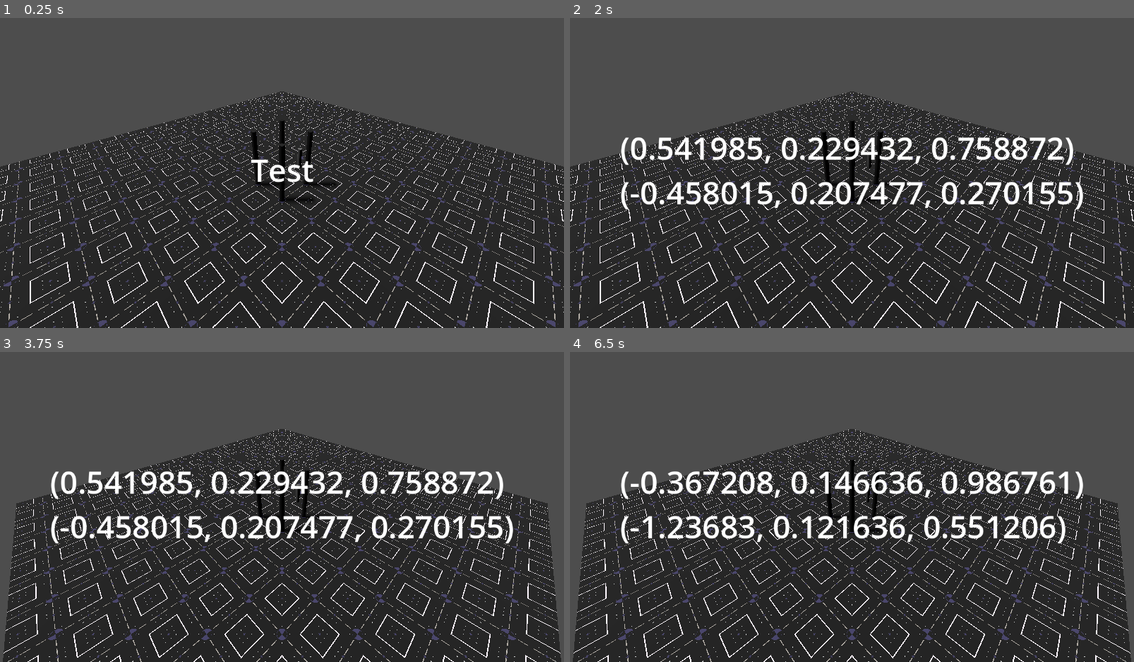
Above: before the commit, frames 1-4 (two rows, left to right).
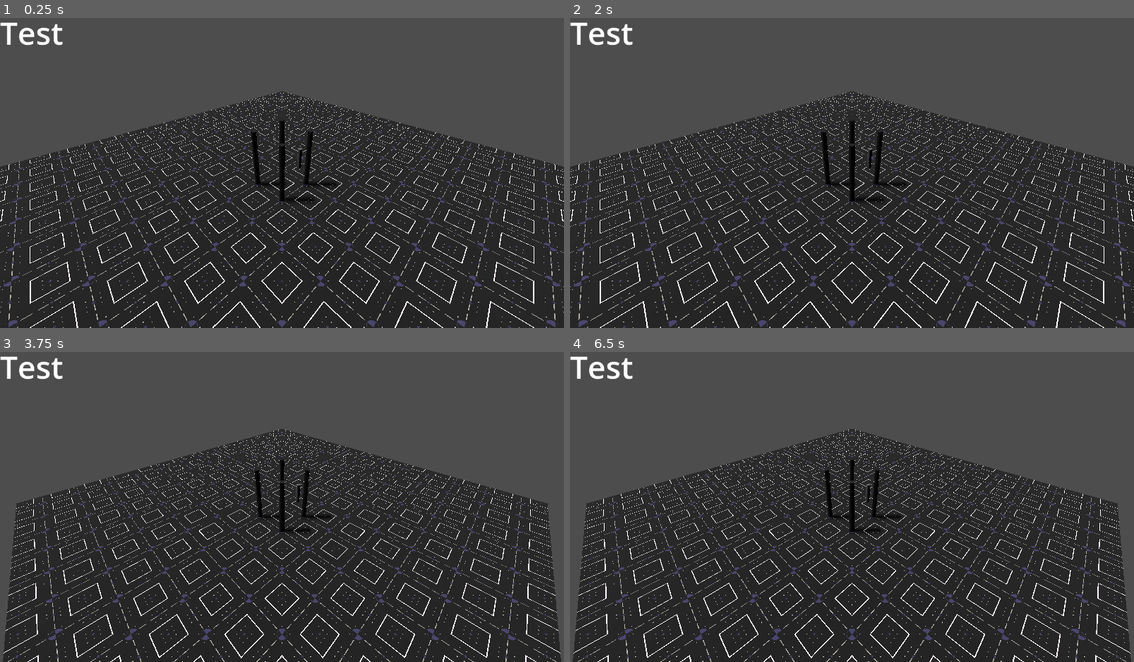
Above: after the commit, the same moments.

Repository: Tectato/Z1Simulator
Game: Godot game, scene res://Scenes/Editor.tscn
Two runs of this game, one before a commit and one after it. Both use one fixed random seed, a clock stepped at 60 frames per second and the inputs below.
Inputs (mouse positions are in pixels of both pictures, inside the frame that each line leads up to):
- Up to frame 1 (0.25 s): no input
- Up to frame 2 (2 s): tap Enter at 0.5 s; move the mouse to (976, 154) at 0.52 s; press the mouse at (976, 154) at 0.53 s; release the mouse at (976, 154) at 1.25 s; tap Space at 1.25 s; drag from (739, 185) to (823, 231) at 1.27 s
- Up to frame 3 (3.75 s): move the mouse to (338, 432) at 2.02 s; hold Middle mouse button (nav_orbit) 2.03-2.75 s; click (338, 432) at 2.3 s; tap Enter at 2.75 s; drag from (253, 565) to (112, 457) at 2.77 s; tap Space at 3.5 s; move the mouse to (451, 550) at 3.52 s; press the mouse at (451, 550) at 3.53 s; tap Mouse wheel down (scroll_down) at 3.6 s
- Up to frame 4 (6.5 s): release the mouse at (1021, 550) at 4.25 s; tap Enter at 4.25 s; drag from (682, 457) to (767, 423) at 4.27 s; tap Space at 5 s; move the mouse to (880, 503) at 5.02 s; press the mouse at (880, 503) at 5.03 s; release the mouse at (880, 503) at 5.75 s; drag from (767, 423) to (739, 519) at 5.77 s

The runs differ from the first frame. In frame 1, 0.7% of the frame differs, in the area x 0-56%, y 1-54%; in frame 2, 5.0%, in the area x 0-91%, y 1-62%; in frame 3, 5.0%; in frame 4, 4.9%.

Commit message:
Fix part moving and parallax

Diff:
--- a/Scenes/Editor.tscn
+++ b/Scenes/Editor.tscn
@@ -1,13 +1,9 @@
-[gd_scene load_steps=6 format=3 uid="uid://cpd75raqrkglk"]
+[gd_scene load_steps=10 format=3 uid="uid://cpd75raqrkglk"]
 
 [ext_resource type="PackedScene" uid="uid://sbi6ilpar4vc" path="res://Scenes/Workspace.tscn" id="1_0lbib"]
 [ext_resource type="Script" uid="uid://d3m2bxblodkx5" path="res://Scripts/Editor/viewController.gd" id="2_0hhuw"]
 [ext_resource type="Script" uid="uid://s5h5vbrpbbx1" path="res://Scripts/Editor/selector.gd" id="3_trcuy"]
-
-[sub_resource type="CylinderMesh" id="CylinderMesh_6ykgs"]
-top_radius = 0.01
-bottom_radius = 0.01
-height = 100.0
+[ext_resource type="Script" uid="uid://kbaeibw07mff" path="res://Scripts/Editor/mover.gd" id="4_6ykgs"]
 
 [sub_resource type="SphereMesh" id="SphereMesh_0hhuw"]
 radius = 0.01
@@ -15,9 +11,36 @@
 radial_segments = 8
 rings = 16
 
+[sub_resource type="StandardMaterial3D" id="StandardMaterial3D_6ykgs"]
+albedo_color = Color(1, 0, 0, 1)
+
+[sub_resource type="SphereMesh" id="SphereMesh_dfuwn"]
+material = SubResource("StandardMaterial3D_6ykgs")
+radius = 0.1
+height = 0.2
+
+[sub_resource type="StandardMaterial3D" id="StandardMaterial3D_5v8xv"]
+albedo_color = Color(0, 1, 0, 1)
+
+[sub_resource type="SphereMesh" id="SphereMesh_brgpd"]
+material = SubResource("StandardMaterial3D_5v8xv")
+radius = 0.1
+height = 0.2
+
 [node name="Editor" type="Node3D"]
 
 [node name="Workspace" parent="." instance=ExtResource("1_0lbib")]
+
+[node name="MoveRay" type="RayCast3D" parent="." node_paths=PackedStringArray("selector", "debug1", "debug2")]
+transform = Transform3D(0.707107, -0.353553, 0.612373, 0, 0.866026, 0.5, -0.707107, -0.353553, 0.612373, 2, 2, 2)
+enabled = false
+exclude_parent = false
+collision_mask = 3
+collide_with_areas = true
+script = ExtResource("4_6ykgs")
+selector = NodePath("../Camera3D/SelectionRay")
+debug1 = NodePath("../Debug1")
+debug2 = NodePath("../Debug2")
 
 [node name="Camera3D" type="Camera3D" parent="." node_paths=PackedStringArray("focusPoint", "debugLabel")]
 transform = Transform3D(0.707107, -0.353553, 0.612372, 0, 0.866025, 0.499999, -0.707107, -0.353553, 0.612372, 2, 2, 2)
@@ -36,17 +59,8 @@
 
 [node name="Label" type="Label" parent="Camera3D/Interface"]
 layout_mode = 1
-anchors_preset = 8
-anchor_left = 0.5
-anchor_top = 0.5
-anchor_right = 0.5
-anchor_bottom = 0.5
-offset_left = -63.0
-offset_top = -41.0
-offset_right = 63.0
-offset_bottom = 41.0
-grow_horizontal = 2
-grow_vertical = 2
+offset_right = 129.0
+offset_bottom = 88.0
 theme_override_font_sizes/font_size = 64
 text = "Test"
 
@@ -58,31 +72,26 @@
 grow_horizontal = 2
 grow_vertical = 2
 
-[node name="SelectionRay" type="RayCast3D" parent="Camera3D" node_paths=PackedStringArray("camera", "mover", "downcaster", "debugLabel")]
+[node name="SelectionRay" type="RayCast3D" parent="Camera3D" node_paths=PackedStringArray("camera", "mover", "debugLabel")]
 enabled = false
 collide_with_areas = true
 script = ExtResource("3_trcuy")
 camera = NodePath("..")
-mover = NodePath("../MoveRay")
-downcaster = NodePath("../DowncastRay")
+mover = NodePath("../../MoveRay")
 debugLabel = NodePath("../Interface/Label")
-
-[node name="MoveRay" type="RayCast3D" parent="Camera3D"]
-enabled = false
-collide_with_areas = true
-
-[node name="DowncastRay" type="RayCast3D" parent="Camera3D"]
-transform = Transform3D(0.707107, 0, -0.707107, -0.353553, 0.866026, -0.353553, 0.612373, 0.5, 0.612373, 0, 0, 0)
-enabled = false
-collision_mask = 3
-
-[node name="MeshInstance3D" type="MeshInstance3D" parent="Camera3D/DowncastRay"]
-transform = Transform3D(1, 0, 0, 0, 1, 0, 0, 0, 1, 0, -50, 0)
-mesh = SubResource("CylinderMesh_6ykgs")
 
 [node name="FocusPoint" type="Node3D" parent="."]
 
 [node name="MeshInstance3D" type="MeshInstance3D" parent="FocusPoint"]
 mesh = SubResource("SphereMesh_0hhuw")
 
+[node name="Debug1" type="MeshInstance3D" parent="."]
+transform = Transform3D(1, 0, 0, 0, 1, 0, 0, 0, 1, 0, 3.02645, 0)
+visible = false
+mesh = SubResource("SphereMesh_dfuwn")
+
+[node name="Debug2" type="MeshInstance3D" parent="."]
+visible = false
+mesh = SubResource("SphereMesh_brgpd")
+
 [connection signal="gui_input" from="Camera3D/Interface/ClickArea" to="Camera3D/SelectionRay" method="_on_click_area_gui_input"]
--- a/Scenes/Parts/Pin.tscn
+++ b/Scenes/Parts/Pin.tscn
@@ -1,10 +1,16 @@
-[gd_scene load_steps=5 format=3 uid="uid://b7jvhmxdbxm1d"]
+[gd_scene load_steps=7 format=3 uid="uid://b7jvhmxdbxm1d"]
 
 [ext_resource type="Script" uid="uid://d3u1k7kcoct3t" path="res://Scripts/Parts/selectable.gd" id="1_5g07p"]
+[ext_resource type="Shader" uid="uid://dpdeh2xxb66xy" path="res://Shaders/PinHighlight.gdshader" id="2_ax1co"]
 
 [sub_resource type="StandardMaterial3D" id="StandardMaterial3D_vqpos"]
 metallic = 1.0
 roughness = 0.48
+
+[sub_resource type="ShaderMaterial" id="ShaderMaterial_ag57m"]
+resource_local_to_scene = true
+render_priority = 0
+shader = ExtResource("2_ax1co")
 
 [sub_resource type="CylinderMesh" id="CylinderMesh_vqpos"]
 top_radius = 0.02
@@ -21,6 +27,7 @@
 
 [node name="MeshInstance3D" type="MeshInstance3D" parent="."]
 material_override = SubResource("StandardMaterial3D_vqpos")
+material_overlay = SubResource("ShaderMaterial_ag57m")
 mesh = SubResource("CylinderMesh_vqpos")
 
 [node name="Area3D" type="Area3D" parent="."]
--- a/Scenes/Parts/Sheet.tscn
+++ b/Scenes/Parts/Sheet.tscn
@@ -1,13 +1,21 @@
-[gd_scene load_steps=5 format=3 uid="uid://b2845uayksbce"]
+[gd_scene load_steps=7 format=3 uid="uid://b2845uayksbce"]
 
 [ext_resource type="Shader" uid="uid://cgembklie4r0e" path="res://Shaders/Sheet.gdshader" id="1_cw2qr"]
 [ext_resource type="Texture2D" uid="uid://bscojfsxnpxmv" path="res://Test/AA.svg" id="2_k6d36"]
 [ext_resource type="Script" uid="uid://dqb3hgknwtj7k" path="res://Scripts/Parts/sheet.gd" id="3_k6d36"]
+[ext_resource type="Shader" uid="uid://n0vyy28prjuf" path="res://Shaders/SheetHighlight.gdshader" id="4_ptygs"]
 
 [sub_resource type="ShaderMaterial" id="ShaderMaterial_k6d36"]
 resource_local_to_scene = true
 render_priority = 0
 shader = ExtResource("1_cw2qr")
+shader_parameter/albedo = ExtResource("2_k6d36")
+shader_parameter/thickness = 0.02
+
+[sub_resource type="ShaderMaterial" id="ShaderMaterial_ptygs"]
+resource_local_to_scene = true
+render_priority = 0
+shader = ExtResource("4_ptygs")
 shader_parameter/albedo = ExtResource("2_k6d36")
 shader_parameter/thickness = 0.02
 
@@ -17,6 +25,7 @@
 
 [node name="Sprite3D" type="Sprite3D" parent="."]
 material_override = SubResource("ShaderMaterial_k6d36")
+material_overlay = SubResource("ShaderMaterial_ptygs")
 centered = false
 pixel_size = 0.001
 axis = 1
--- a/Scenes/RenderTest.tscn
+++ b/Scenes/RenderTest.tscn
@@ -1,7 +1,8 @@
-[gd_scene load_steps=7 format=3 uid="uid://cmkc344t6gxaa"]
+[gd_scene load_steps=9 format=3 uid="uid://cmkc344t6gxaa"]
 
 [ext_resource type="Shader" uid="uid://cgembklie4r0e" path="res://Shaders/Sheet.gdshader" id="1_k631a"]
 [ext_resource type="Texture2D" uid="uid://bscojfsxnpxmv" path="res://Test/AA.svg" id="1_w3eco"]
+[ext_resource type="Texture2D" uid="uid://bfngm2153rt8n" path="res://Test/sheetTest.png" id="3_mcx6c"]
 [ext_resource type="Texture2D" uid="uid://dxh7g5m63sd3c" path="res://Test/11b_2.svg" id="3_sk2i1"]
 
 [sub_resource type="ShaderMaterial" id="ShaderMaterial_mcx6c"]
@@ -9,6 +10,13 @@
 shader = ExtResource("1_k631a")
 shader_parameter/albedo = ExtResource("1_w3eco")
 shader_parameter/thickness = 0.02
+
+[sub_resource type="ShaderMaterial" id="ShaderMaterial_t7i6u"]
+resource_local_to_scene = true
+render_priority = 0
+shader = ExtResource("1_k631a")
+shader_parameter/albedo = ExtResource("3_mcx6c")
+shader_parameter/thickness = 0.05
 
 [sub_resource type="ShaderMaterial" id="ShaderMaterial_sk2i1"]
 render_priority = 0
@@ -28,6 +36,14 @@
 alpha_cut = 1
 texture = ExtResource("1_w3eco")
 
+[node name="Sprite3D3" type="Sprite3D" parent="."]
+transform = Transform3D(1, 0, 0, 0, 1, 0, 0, 0, 1, 0, 0, -16.066)
+material_override = SubResource("ShaderMaterial_t7i6u")
+pixel_size = 0.1
+axis = 1
+alpha_cut = 1
+texture = ExtResource("3_mcx6c")
+
 [node name="Sprite3D2" type="Sprite3D" parent="."]
 transform = Transform3D(1, 0, 0, 0, 1, 0, 0, 0, 1, 0.145658, -0.665908, 1.22769)
 material_override = SubResource("ShaderMaterial_sk2i1")
--- a/Scripts/Editor/mover.gd
+++ b/Scripts/Editor/mover.gd
@@ -1,2 +1,50 @@
 extends RayCast3D
 class_name Mover
+
+@export var selector : Selector
+@export var debug1 : Node3D
+@export var debug2 : Node3D
+var candidatePositions = []
+
+func move():
+	cast()
+	var dragDelta = get_collision_point() - selector.mouseDragOrigin
+	selector.selected.global_position = projectDown(selector.partDragOrigin + selector.mouseRelative + dragDelta) - selector.mouseRelative
+	pass
+
+func cast():
+	global_position = selector.global_position
+	rotation = selector.camera.rotation
+	add_exception(selector.selected.collider)
+	var mousePos = get_viewport().get_mouse_position()
+	target_position = selector.camera.project_local_ray_normal(mousePos) * 100
+	force_raycast_update()
+	clear_exceptions()
+
+func projectDown(src : Vector3):
+	rotation = Vector3.ZERO
+	global_position = src + Vector3.UP * 5
+	target_position = Vector3.DOWN * 10
+	debug1.global_position = global_position
+	add_exception(selector.selected.collider)
+	force_raycast_update()
+	var newPos = src
+	#if is_colliding():
+		#newPos = get_collision_point() + Vector3.UP * 0.2
+		#selector.debugLabel.text = str(get_collision_point())
+	var candidates = []
+	var hit = get_collider()
+	while hit:
+		candidates.append(hit.get_parent())
+		add_exception(hit)
+		force_raycast_update()
+		hit = get_collider()
+
+	for candidate in candidates:
+		if true:
+			newPos = (src * Vector3(1,0,1)) + (candidate.global_position * Vector3.UP + Vector3.UP * 0.04)
+			break
+
+	clear_exceptions()
+	debug2.global_position = newPos
+	return newPos
--- a/Scripts/Editor/selector.gd
+++ b/Scripts/Editor/selector.gd
@@ -3,7 +3,6 @@
 
 @export var camera : Camera3D
 @export var mover : RayCast3D
-@export var downcaster : RayCast3D
 @export var debugLabel : Label
 
 var clickPos : Vector2
@@ -18,6 +17,8 @@
 	if !event.is_echo():
 		if event.is_action_pressed("mouse_left"):
 			clickPos = get_viewport().get_mouse_position()
+			if selected:
+				setGrabpoint()
 		if event.is_action_released("mouse_left"):
 			if dragging:
 				pass
@@ -29,22 +30,20 @@
 	if selected and Input.is_action_pressed("mouse_left"):
 		if !dragging:
 			var dist = get_viewport().get_mouse_position().distance_to(clickPos)
-			if dist > 10:
+			if dist > 5:
 				dragging = true
 		else:
-			cast(false)
 			if selected != null:
-				var dragDelta = get_collision_point() - mouseDragOrigin
-				selected.global_position = projectDown(partDragOrigin - mouseRelative + dragDelta)
+				mover.move()
 
 func cast(select = true):
-	enabled = true
-	force_raycast_update()
 	var mousePos = get_viewport().get_mouse_position()
 	target_position = camera.project_local_ray_normal(mousePos) * 100
+	force_raycast_update()
 	if select:
 		iterate()
-	enabled = false
+	if selected:
+		setGrabpoint()
 
 func iterate():
 	var target = get_collider()
@@ -57,22 +56,22 @@
 		else:
 			ignoreList.clear()
 			select(target)
-			if selected:
-				mouseDragOrigin = get_collision_point()
-				mouseRelative = mouseDragOrigin - selected.global_position
-				mouseRelative = mouseRelative * Vector3(1,0,1)
-				debugLabel.text = str(mouseDragOrigin) + "\n" + str(selected.global_position)
 			return
 	ignoreList.clear()
 	clear_exceptions()
 	force_raycast_update()
 	target = get_collider()
 	select(target)
-	if selected:
-		mouseDragOrigin = get_collision_point()
-		mouseRelative = mouseDragOrigin - selected.global_position
-		mouseRelative = mouseRelative * Vector3(1,0,1)
-		debugLabel.text = str(mouseDragOrigin) + "\n" + str(selected.global_position)
+
+func setGrabpoint():
+	partDragOrigin = selected.global_position
+	var mousePos = get_viewport().get_mouse_position()
+	target_position = camera.project_local_ray_normal(mousePos) * 100
+	force_raycast_update()
+	mouseDragOrigin = get_collision_point()
+	mouseRelative = mouseDragOrigin - selected.global_position
+	mouseRelative = Vector3(mouseRelative.x,0,mouseRelative.z)
+	#debugLabel.text = str(mouseRelative) + "\n" + str(selected.global_position)
 
 func select(target):
 	if selected:
@@ -90,27 +89,3 @@
 			print("Not selectable")
 	else:
 		print("No Hit")
-
-func projectDown(src : Vector3):
-	mover.global_position = src + Vector3.UP * 50
-	mover.target_position = mover.global_position + Vector3.DOWN * 100
-	mover.add_exception(selected.collider)
-	mover.enabled = true
-	mover.force_raycast_update()
-	var newPos = src
-	var candidates = []
-	var hit = mover.get_collider()
-	while hit:
-		candidates.append(hit.get_parent())
-		mover.add_exception(hit)
-		mover.force_raycast_update()
-		hit = mover.get_collider()
-
-	for candidate in candidates:
-		if true:
-			newPos = (src * Vector3(1,0,1)) + (candidate.global_position * Vector3.UP + Vector3.UP * 0.2)
-			break
-
-	mover.enabled = false
-	mover.clear_exceptions()
-	return newPos
--- a/Scripts/Parts/selectable.gd
+++ b/Scripts/Parts/selectable.gd
@@ -3,6 +3,9 @@
 
 var selected = false
 @export var collider : CollisionObject3D
+@onready var mesh = $MeshInstance3D
 
 func setSelected(value):
 	selected = value
+	if mesh:
+		mesh.set_instance_shader_parameter("selected", value)
--- a/Scripts/Parts/sheet.gd
+++ b/Scripts/Parts/sheet.gd
@@ -15,6 +15,7 @@
 		loadSVG(path)
 	else:
 		sprite.material_override.set_shader_parameter("albedo", sprite.texture)
+		sprite.material_overlay.set_shader_parameter("albedo", sprite.texture)
 	pass
 
 func setSelected(value):
@@ -26,6 +27,7 @@
 	var image = ImageTexture.create_from_image(Image.load_from_file(filepath))
 	sprite.set_texture(image)
 	sprite.material_override.set_shader_parameter("albedo", sprite.texture)
+	sprite.material_overlay.set_shader_parameter("albedo", sprite.texture)
 
 	var rawString = FileAccess.get_file_as_string(path)
 	var elements = rawString.split("\n")
--- /dev/null
+++ b/Shaders/PinHighlight.gdshader
@@ -0,0 +1,14 @@
+shader_type spatial;
+
+instance uniform bool selected = false;
+const vec3 selectedColor = vec3(1.0,0.3,0.0);
+
+void fragment() {
+	if (selected){
+		ALPHA = 0.2;
+		EMISSION = selectedColor;
+	} else {
+		ALPHA = 0.0;
+		EMISSION = vec3(0,0,0);
+	}
+}
--- a/Shaders/Sheet.gdshader
+++ b/Shaders/Sheet.gdshader
@@ -4,10 +4,10 @@
 uniform sampler2D albedo : source_color, filter_nearest;
 uniform float thickness = 0.02;
 instance uniform bool selected = false;
-const vec4 selectedColor = vec4(1.0,0.3,0.0,1.0);
+varying float textureAspectRatio;
 
 void vertex() {
-	// Called for every vertex the material is visible on.
+	textureAspectRatio = float(textureSize(albedo,0).x)/float(textureSize(albedo,0).y);
 }
 
 float getHeight(vec4 color){
@@ -19,19 +19,17 @@
 
 	vec4 topColor = texture(albedo, UV);
 	float topHeight = getHeight(topColor);
-	if (selected){
-		float mask = smoothstep(0.2, 0.9, topColor.b);
-		topColor = selectedColor * (1.0-mask) + topColor * mask;
-	}
 	vec2 offsetVector = viewDir.xy / viewDir.z;
-	vec4 offsetColor = texture(albedo, clamp(UV - offsetVector * thickness, vec2(0.0,0.0), vec2(1.0,1.0)));
+	vec2 ratioMult = vec2(1.0/textureAspectRatio,1.0);
+	vec4 offsetColor = texture(albedo, clamp(UV - offsetVector * ratioMult * thickness, vec2(0.0,0.0), vec2(1.0,1.0)));
 	float offsetHeight = getHeight(offsetColor);
 	ALBEDO = topColor.rgb * topHeight + offsetColor.rgb * (1.0-topHeight) * 0.5;
 	ALPHA = min(1.0, topHeight + offsetHeight);
+	DEPTH = FRAGCOORD.z * topHeight + (FRAGCOORD.z - 0.001 / viewDir.z) * (1.0-topHeight) * offsetHeight;
 	if (selected){
-		DEPTH = 100.0;
+		EMISSION = ALBEDO;
 	} else {
-		DEPTH = FRAGCOORD.z * topHeight + (FRAGCOORD.z - 0.001 / viewDir.z) * (1.0-topHeight) * offsetHeight;
+		EMISSION = vec3(0,0,0);
 	}
 }
 
--- /dev/null
+++ b/Shaders/SheetAlt.gdshader
@@ -0,0 +1,83 @@
+shader_type spatial;
+render_mode cull_disabled, depth_prepass_alpha;
+
+
+// Used as the height map, averaging the rgb values to get the depth value
+uniform sampler2D albedo : source_color, hint_default_black, filter_nearest, repeat_enable;
+// Controls depth level of parallax effect
+uniform float depth_scale = 0.1;
+// Controls if values outside the mesh bounds are sampled
+uniform bool discard_boundaries = false;
+
+// Determines the amount of samples for each fragment
+const float min_layers = 8.0;
+const float max_layers = 32.0;
+
+#define COLOR_TO_FLOAT(color) (color.r + color.g + color.b) / 3.0
+
+float getHeight(vec4 color){
+	return color.a * (1.0-step(0.3, color.r));
+}
+
+// Expects a float between (0.0, 1.0)
+float flip_float(float val) {
+	return -(val - 1.0);
+}
+
+// Converts provided UV coordinates to parallax UV coordinates using tex as the depth map
+vec2 get_parallax_uvs(vec2 uv, vec3 view_dir, sampler2D tex) {
+	vec2 vec_p = view_dir.xy / view_dir.z * -depth_scale;
+
+	// Steep Parallax Mapping
+	float num_layers = mix(min_layers, max_layers, max(dot(vec3(0.0, 0.0, 1.0), view_dir), 0.0));
+	float shift_amt = 1.0 / num_layers;
+	vec2 delta_tex_coords = vec_p / num_layers;
+	vec2 cur_tex_coords = uv;
+	float cur_layer_depth = 0.0;
+	float cur_depth = flip_float(getHeight(texture(tex, cur_tex_coords)));
+	while(cur_layer_depth < cur_depth) {
+		cur_tex_coords -= delta_tex_coords;
+		cur_depth = flip_float(getHeight(texture(tex, cur_tex_coords)));
+		cur_layer_depth += shift_amt;
+	}
+
+	// Parallax Occlusion Mapping
+	vec2 prev_tex_coords = cur_tex_coords + delta_tex_coords;
+	float after_depth = cur_depth - cur_layer_depth;
+	float before_depth = flip_float(getHeight(texture(tex, prev_tex_coords))) - cur_layer_depth + shift_amt;
+	float weight = after_depth / (after_depth - before_depth);
+	vec2 final_tex_coords = prev_tex_coords * weight + cur_tex_coords * (1.0 - weight);
+
+	return final_tex_coords;
+}
+
+
+varying mat4 model;
+varying mat3 TBN;
+void vertex() {
+	model = transpose(inverse(MODELVIEW_MATRIX));
+	TBN = mat3(
+		-(model * vec4(TANGENT, 0.0)).xyz,
+		(model * vec4(BINORMAL, 0.0)).xyz,
+		(model * vec4(NORMAL, 0.0)).xyz
+	);
+}
+
+varying vec3 view_dir;
+void fragment() {
+	view_dir = normalize(normalize(-VERTEX) * TBN);
+	vec2 base_uv = UV;
+
+	vec2 parallax_uv = get_parallax_uvs(base_uv, view_dir, albedo);
+
+	if (discard_boundaries) {
+		if (parallax_uv.x > 1.0 || parallax_uv.x < 0.0 || parallax_uv.y > 1.0 || parallax_uv.y < 0.0) {
+			discard;
+		}
+	}
+
+	vec3 color = texture(albedo, parallax_uv).rgb;
+
+	ALBEDO = color;
+	ALPHA = getHeight(texture(albedo, parallax_uv));
+}
--- /dev/null
+++ b/Shaders/SheetHighlight.gdshader
@@ -0,0 +1,40 @@
+shader_type spatial;
+render_mode cull_disabled, depth_prepass_alpha, shadows_disabled, unshaded;
+
+uniform sampler2D albedo : source_color, filter_nearest;
+uniform float thickness = 0.02;
+instance uniform bool selected = false;
+const vec4 selectedColor = vec4(1.0,0.3,0.0,1.0);
+
+void vertex() {
+	// Called for every vertex the material is visible on.
+}
+
+float getHeight(vec4 color){
+	return color.a * (1.0-step(0.3, color.r));
+}
+
+void fragment() {
+	vec3 viewDir = normalize(vec3(VIEW) * mat3(TANGENT, -BINORMAL, NORMAL));
+
+	vec4 topColor = texture(albedo, UV);
+	float topHeight = getHeight(topColor);
+	float mask = 1.0;
+	if (selected){
+		mask = 1.0 - smoothstep(0.4, 0.6, topColor.b);
+		topColor = selectedColor;
+	}
+	ALBEDO = topColor.rgb * topHeight;
+	if (selected){
+		ALPHA = topHeight * max(0.1,mask);
+		DEPTH = 100.0;
+	} else {
+		ALPHA = 0.0;
+		DEPTH = FRAGCOORD.z;// * topHeight;
+	}
+}
+
+//void light() {
+//	// Called for every pixel for every light affecting the material.
+//	// Uncomment to replace the default light processing function with this one.
+//}
Not shown, added: Shaders/PinHighlight.gdshader.uid
Not shown, added: Shaders/SheetAlt.gdshader.uid
Not shown, added: Shaders/SheetHighlight.gdshader.uid
Binary file added: Test/sheetTest.png
Not shown, added: Test/sheetTest.png.import
Binary file added: Test/sheetTest2.png
Not shown, added: Test/sheetTest2.png.import
